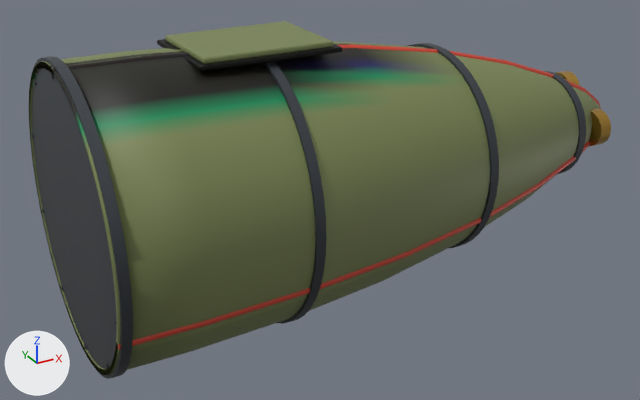
A saved change to the glTF model public/yw9-pigeon/cone.glb.
Both versions are drawn from a camera (50 mm lens) standing at (-0.5, -2.46, 1.11) and looking at (0.87, 0.04, -0.13). Lighting does not change. The marker at lower left points along +X, +Y and +Z. The first picture is the older version. Vertices at exactly the same position are counted once.

The first picture shows 'anim-cut', 'anim-cut-edge115', 'anim-cut-edge365', 'anim-hatch', 'anim-shell', 'anim-shell-ring130', 'anim-shell-ring185', 'anim-shell-ring2', 'anim-shell-ring60', 'cone.brass.0', 'cone.metal.5'.
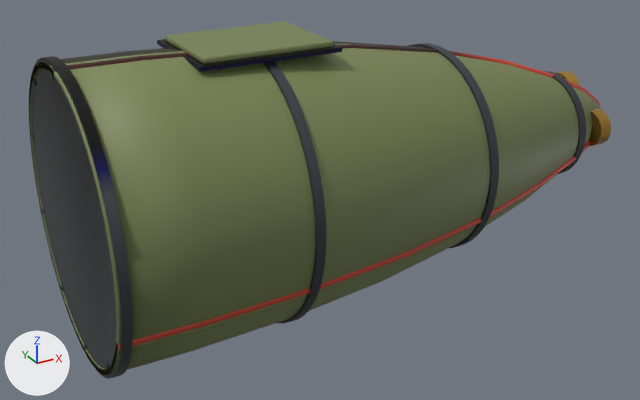
The change in detail:
me_anim_shell_001 has 913 vertices, 1824 faces and spans x -1.07..1.07, y -0.47..0.47, z -0.47..0.47.
me_anim_shell_001 is used by ob_anim_shell; location (1.065, 0.0, 0.0).
me_anim_shell_001 part 1: 1251 faces centred in x -1.07..1.05, y -0.47..0.47, z -0.47..0.47 are repainted in the vertex colours; the middle colour goes from light grey #dfdedd to light grey #d5d6d6.
me_anim_shell_001 part 2: 323 faces centred in x -1.07..0.84, y -0.45..0.45, z 0.14..0.37 are repainted in the vertex colours; the middle colour goes from white #f7f7f7 to white #eeeeef.
me_anim_cut_001 has 780 vertices, 1556 faces and spans x -1.07..1.07, y -0.45..0.45, z -0.47..0.47.
me_anim_cut_001 is used by ob_anim_cut; location (1.065, 0.022, 0.0).
me_anim_cut_001 part 3: 173 faces centred in x -1.07..0.43, y -0.06..0.33, z 0.29..0.47 are repainted in the vertex colours; the middle colour goes from white #f2f3f4 to dark grey #474139.
me_anim_cut_edge365 has 80 vertices, 156 faces and spans x -1.07..1.07, y -0.03..0.03, z -0.24..0.24.
me_anim_cut_edge365 is used by ob_anim_cut_edge365; location (1.071, -0.02, 0.234).
me_anim_cut_edge365 part 4: 156 faces centred in x -1.07..1.07, y -0.03..0.03, z -0.24..0.24 are repainted in the vertex colours, in many colours.
me_anim_shell_ring2_001 has 96 vertices, 188 faces and spans x -0.015..0.015, y -0.481..0.481, z -0.481..0.481.
me_anim_shell_ring2_001 is used by ob_anim_shell_ring2; location (0.02, 0.0, 0.0).
me_anim_shell_ring2_001 part 5: 47 faces centred in x -0.015..0.015, y -0.354..0.354, z 0.324..0.48 are repainted in the vertex colours; the middle colour goes from white #f9fafa to brown #4f4840.
me_anim_shell_ring2_001 part 6: 19 faces centred in x -0.015..0.015, y -0.407..0.423, z -0.042..0.31 are repainted in the vertex colours; the middle colour goes from white #f3f3f3 to blue #524be1.

Location of each change, (x1, y1, x2, y2) in pixels of the pictures (640 x 400 px):
part 1 of me_anim_shell_001, recoloured (lighter)
    both: (31, 44, 441, 133)
part 2 of me_anim_shell_001, recoloured
    both: (29, 55, 496, 210)
part 3 of me_anim_cut_001, recoloured
    both: (30, 41, 429, 87)
part 4 of me_anim_cut_edge365, recoloured
    both: (52, 44, 496, 78)
part 5 of me_anim_shell_ring2_001, recoloured (darker)
    both: (35, 56, 102, 169)
part 6 of me_anim_shell_ring2_001, recoloured
    both: (32, 60, 109, 236)
